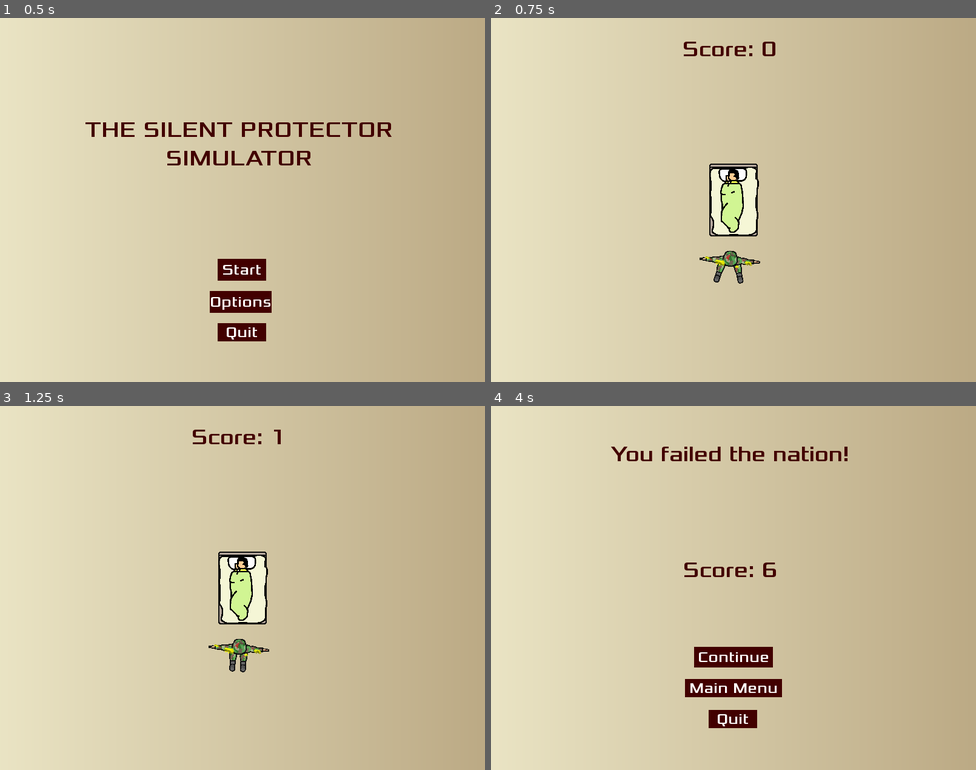
Above: before the commit, frames 1-4 (two rows, left to right).
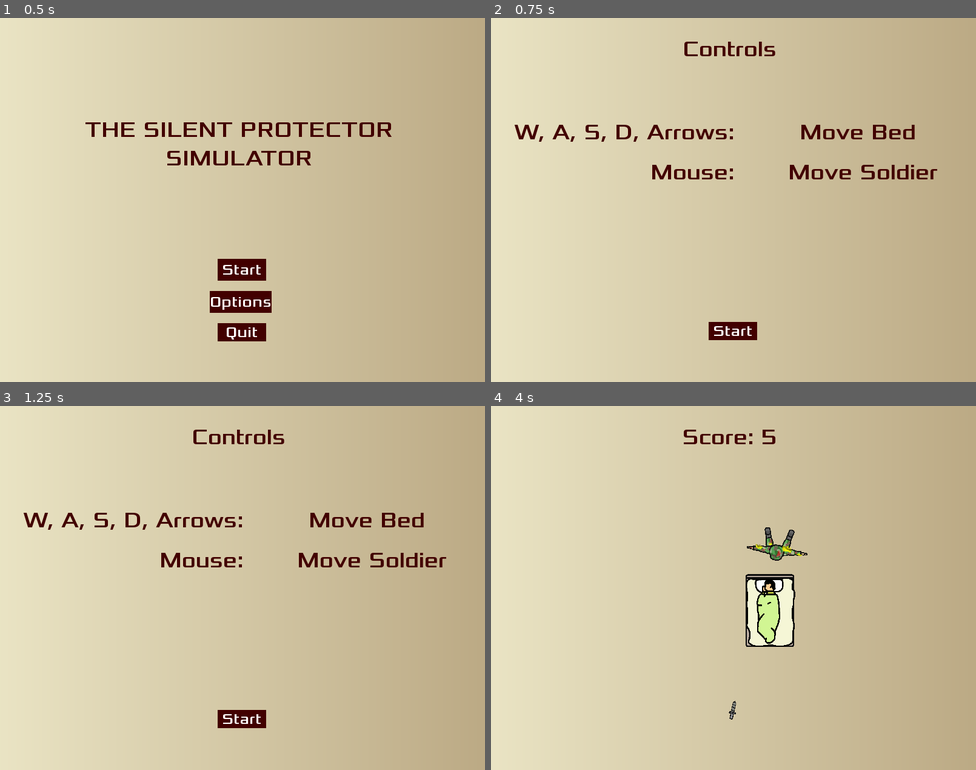
Above: after the commit, the same moments.

Repository: honoriocassiano/the-silent-protector-simulator
Game: Godot game, scene res://Main.tscn
Same seed, same stepped clock (60 frames per second), same inputs: the game is played once before the commit and once after it.
Inputs (mouse positions are in pixels of both pictures, inside the frame that each line leads up to):
- Up to frame 1 (0.5 s): no input
- Up to frame 2 (0.75 s): click "Start" at 0.5 s
- Up to frame 3 (1.25 s): no input
- Up to frame 4 (4 s): click (733, 719) at 1.25 s, where only the run after the commit has a clickable "Start"; move the mouse to (840, 569) at 2.02 s; hold Right (move_right) 2.03-2.78 s; move the mouse to (636, 606) at 2.77 s; hold Down (move_down) 2.78-3.53 s; move the mouse to (782, 507) at 3.52 s; hold Right (move_right) from 3.53 s (still down)

Frame 1 is identical in both runs. In frame 2, 4.9% of the frame differs, in the area x 4-92%, y 6-89%; in frame 3, 4.9%; in frame 4, 6.1%, in the area x 24-74%, y 6-89%.

Commit message:
Add tutorial screen

Diff:
--- a/HUD.gd
+++ b/HUD.gd
@@ -15,6 +15,7 @@
 # Called when the node enters the scene tree for the first time.
 func _ready():
 	$StartScreen.show()
+	$TutorialScreen.hide()
 	$PauseScreen.hide()
 	$GameScreen.hide()
 	$EndScreen.hide()
@@ -34,6 +35,7 @@
 
 func end_game(points):
 	$StartScreen.hide()
+	$TutorialScreen.hide()
 	$PauseScreen.hide()
 	$GameScreen.hide()
 	$EndScreen.show()
@@ -46,6 +48,16 @@
 
 func _start_screen():
 	$StartScreen.show()
+	$TutorialScreen.hide()
+	$PauseScreen.hide()
+	$GameScreen.hide()
+	$EndScreen.hide()
+	$OptionsScreen.hide()
+
+
+func _start_tutorial():
+	$StartScreen.hide()
+	$TutorialScreen.show()
 	$PauseScreen.hide()
 	$GameScreen.hide()
 	$EndScreen.hide()
@@ -54,6 +66,7 @@
 
 func _start_game():
 	$StartScreen.hide()
+	$TutorialScreen.hide()
 	$PauseScreen.hide()
 	$GameScreen.show()
 	$EndScreen.hide()
@@ -71,7 +84,11 @@
 			$PauseScreen.hide()
 
 func _on_StartGameButton_pressed():
-	_start_game()
+
+	if get_parent().count_tries > 0:
+		_start_game()
+	else:
+		_start_tutorial()
 
 
 func _on_RestartButton_pressed():
@@ -106,3 +123,7 @@
 
 func _on_SoundEffectSlider_value_changed(value):
 	emit_signal("change_sound_volume",value)
+
+
+func _on_FinishTutorialButton_pressed():
+	_start_game()
--- a/HUD.tscn
+++ b/HUD.tscn
@@ -210,6 +210,106 @@
 custom_fonts/font = SubResource( 5 )
 custom_colors/font_color = Color( 1, 1, 1, 1 )
 text = "Back"
+__meta__ = {
+"_edit_use_anchors_": false
+}
+
+[node name="TutorialScreen" type="Node2D" parent="."]
+
+[node name="LabelControls" type="Label" parent="TutorialScreen"]
+margin_left = 112.0
+margin_top = 29.0
+margin_right = 676.0
+margin_bottom = 73.0
+grow_horizontal = 2
+grow_vertical = 2
+rect_pivot_offset = Vector2( 282, 22 )
+custom_fonts/font = SubResource( 1 )
+custom_colors/font_color = Color( 0.258824, 0, 0, 1 )
+text = "Controls"
+align = 1
+valign = 1
+__meta__ = {
+"_edit_use_anchors_": false
+}
+
+[node name="LabelControlBed" type="Label" parent="TutorialScreen"]
+margin_left = 36.0
+margin_top = 166.0
+margin_right = 402.0
+margin_bottom = 210.0
+grow_horizontal = 2
+grow_vertical = 2
+rect_pivot_offset = Vector2( 178, 22 )
+custom_fonts/font = SubResource( 1 )
+custom_colors/font_color = Color( 0.258824, 0, 0, 1 )
+text = "W, A, S, D, Arrows:"
+align = 2
+__meta__ = {
+"_edit_use_anchors_": false
+}
+
+[node name="LabelMoveBed" type="Label" parent="TutorialScreen"]
+margin_left = 1013.0
+margin_top = 166.0
+margin_right = 197.0
+margin_bottom = 210.0
+grow_horizontal = 2
+grow_vertical = 2
+rect_pivot_offset = Vector2( 96, 22 )
+custom_fonts/font = SubResource( 1 )
+custom_colors/font_color = Color( 0.258824, 0, 0, 1 )
+text = "Move Bed"
+align = 1
+__meta__ = {
+"_edit_use_anchors_": false
+}
+
+[node name="LabelMoveSoldier" type="Label" parent="TutorialScreen"]
+margin_left = 490.0
+margin_top = 232.0
+margin_right = 738.0
+margin_bottom = 276.0
+grow_horizontal = 2
+grow_vertical = 2
+rect_pivot_offset = Vector2( 124, 22 )
+custom_fonts/font = SubResource( 1 )
+custom_colors/font_color = Color( 0.258824, 0, 0, 1 )
+text = "Move Soldier"
+align = 1
+__meta__ = {
+"_edit_use_anchors_": false
+}
+
+[node name="LabelControlSoldier" type="Label" parent="TutorialScreen"]
+margin_left = 36.0
+margin_top = 232.0
+margin_right = 402.0
+margin_bottom = 276.0
+grow_horizontal = 2
+grow_vertical = 2
+rect_pivot_offset = Vector2( 178, 22 )
+custom_fonts/font = SubResource( 1 )
+custom_colors/font_color = Color( 0.258824, 0, 0, 1 )
+text = "Mouse:"
+align = 2
+__meta__ = {
+"_edit_use_anchors_": false
+}
+
+[node name="FinishTutorialButton" type="Button" parent="TutorialScreen"]
+margin_left = 358.72
+margin_top = 501.0
+margin_right = 438.72
+margin_bottom = 531.0
+rect_pivot_offset = Vector2( 40, 18 )
+custom_styles/hover = SubResource( 2 )
+custom_styles/pressed = SubResource( 3 )
+custom_styles/normal = SubResource( 4 )
+custom_fonts/font = SubResource( 5 )
+custom_colors/font_color = Color( 1, 1, 1, 1 )
+shortcut_in_tooltip = false
+text = "Start"
 __meta__ = {
 "_edit_use_anchors_": false
 }
@@ -325,6 +425,7 @@
 [connection signal="value_changed" from="OptionsScreen/MusicSlider" to="." method="_on_MusicSlider_value_changed"]
 [connection signal="value_changed" from="OptionsScreen/SoundEffectSlider" to="." method="_on_SoundEffectSlider_value_changed"]
 [connection signal="pressed" from="OptionsScreen/MainMenuButton" to="." method="_on_MainMenuButton_pressed"]
+[connection signal="pressed" from="TutorialScreen/FinishTutorialButton" to="." method="_on_FinishTutorialButton_pressed"]
 [connection signal="pressed" from="EndScreen/RestartGameButton" to="." method="_on_RestartButton_pressed"]
 [connection signal="pressed" from="EndScreen/MainMenuButton" to="." method="_on_MainMenuButton_pressed"]
 [connection signal="pressed" from="EndScreen/QuitGameButton" to="." method="_on_QuitGameButton_pressed"]
--- a/Main.gd
+++ b/Main.gd
@@ -3,6 +3,7 @@
 export (PackedScene) var Weapon
 export var soldier_distance_from_bed = 100.0
 
+export var count_tries = 0
 export var final_weapon_spawn_freq = 0.8  # in seconds
 export var weapon_spawn_decrement = 0.05  # in seconds
 
@@ -39,6 +40,7 @@
 func _new_game():
 
 	score = 0
+	count_tries += 1
 
 	$Bed.start()
 	$Soldier.start()
